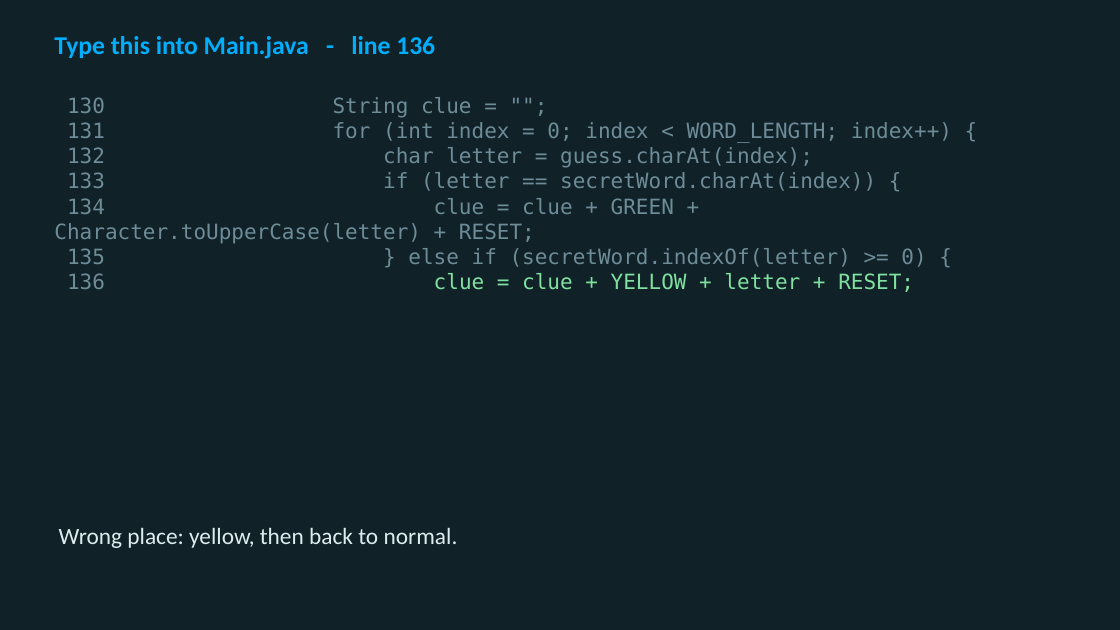
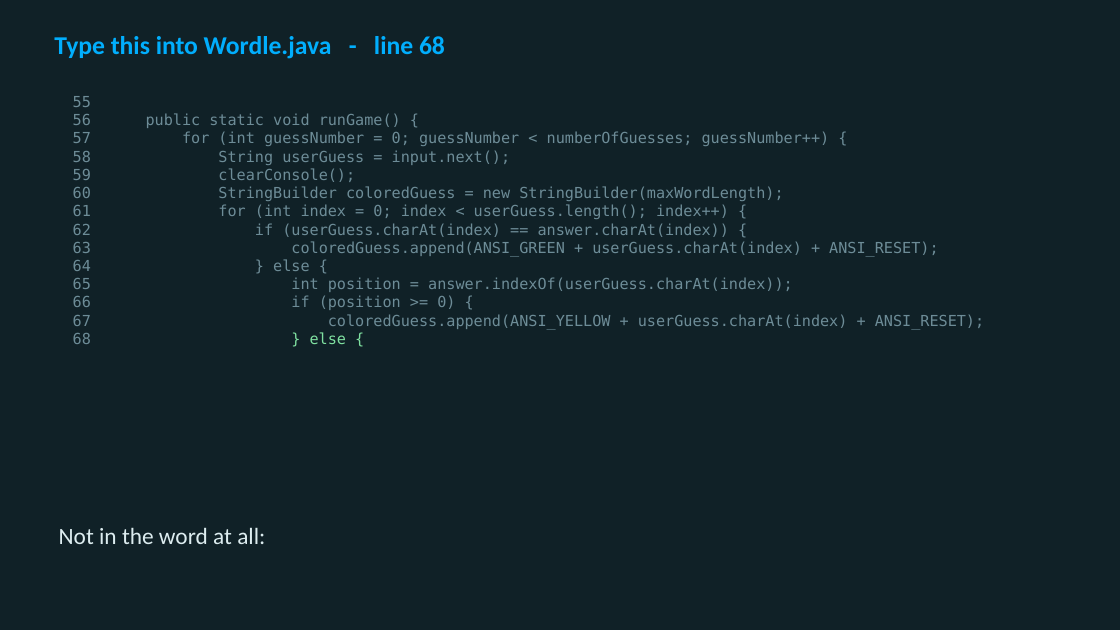
Before and after one commit to utgapps/utgapps.github.io, a slide deck: slide 41 of cs701/slides/week-13.pptx (slide 14 before the commit). Drawn at 1120x630 pixels with LibreOffice and Linux fonts; fonts in the diff are those of the drawing. Boxes give left, top, right and bottom in pixels: in the first picture for what was removed or moved away, otherwise in the second. Text is boxed around its words. In the diff, an @@ line names an element or a change of style, - is before the commit and + after.

```diff
--- a/cs701/slides/week-13.pptx
+++ b/cs701/slides/week-13.pptx
@@ text at (54,36,445,59): text changed @@
-Type this into Main.java - line 136
+Type this into Wordle.java - line 68
@@ text at (73,96,984,344): text changed; size 18 to 13 pt @@
-130 String clue = "";
-131 for (int index = 0; index < WORD_LENGTH; index++) {
-132 char letter = guess.charAt(index);
-133 if (letter == secretWord.charAt(index)) {
-134 clue = clue + GREEN + Character.toUpperCase(letter) + RESET;
-135 } else if (secretWord.indexOf(letter) >= 0) {
-136 clue = clue + YELLOW + letter + RESET;
+55
+56 public static void runGame() {
+57 for (int guessNumber = 0; guessNumber < numberOfGuesses; guessNumber++) {
+58 String userGuess = input.next();
+59 clearConsole();
+60 StringBuilder coloredGuess = new StringBuilder(maxWordLength);
+61 for (int index = 0; index < userGuess.length(); index++) {
+62 if (userGuess.charAt(index) == answer.charAt(index)) {
+63 coloredGuess.append(ANSI_GREEN + userGuess.charAt(index) + ANSI_RESET);
+64 } else {
+65 int position = answer.indexOf(userGuess.charAt(index));
+66 if (position >= 0) {
+67 coloredGuess.append(ANSI_YELLOW + userGuess.charAt(index) + ANSI_RESET);
+68 } else {
@@ text at (59,527,265,544): text changed @@
-Wrong place: yellow, then back to normal.
+Not in the word at all:
```
Also in this commit, not shown: 15 other slides changed, 58 slides added, 2 slides removed, 59 other files.
